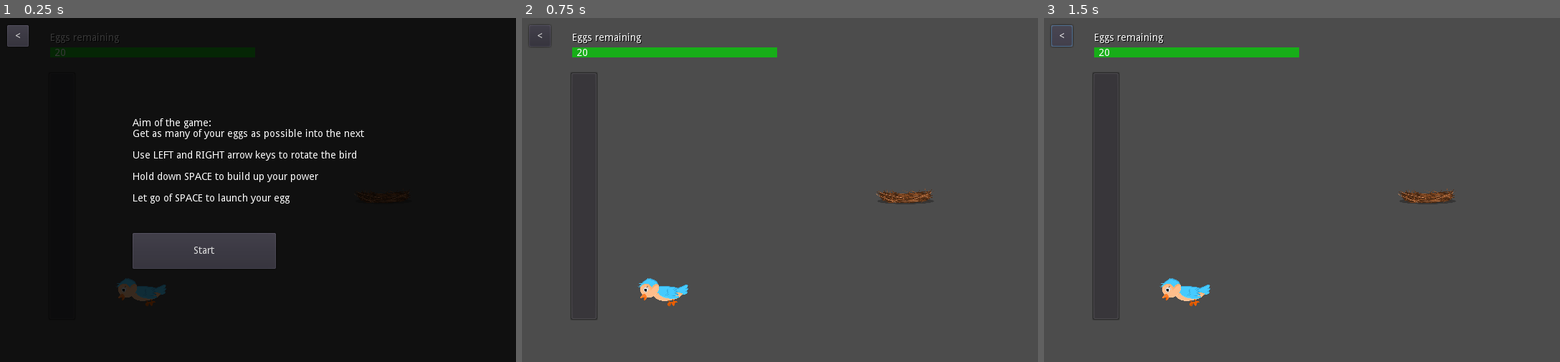
Above: before the commit, frames 1-3 (left to right).
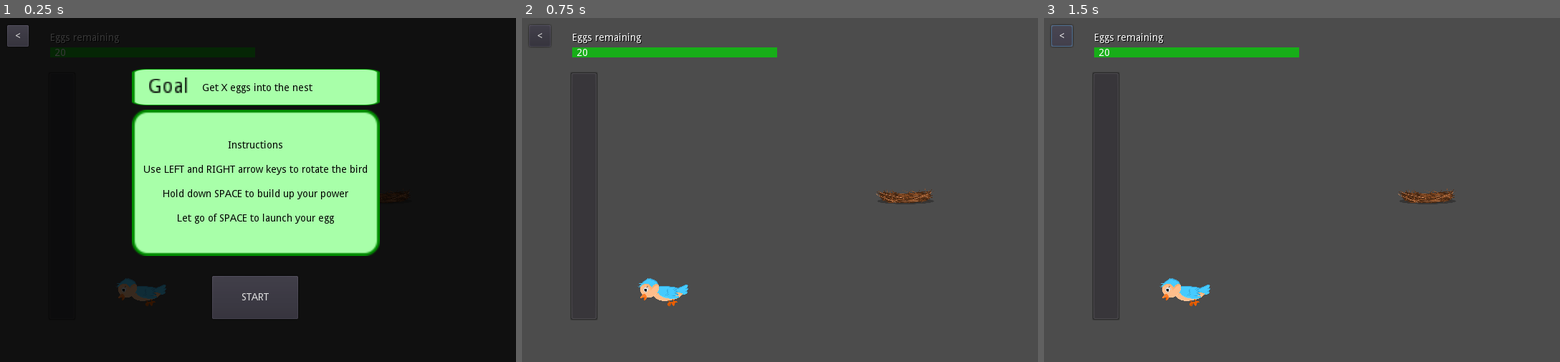
Above: after the commit, the same moments.

Repository: benfernandes/gamejam-august-2020
Game: Godot game, scene res://yeeter/yeeter.tscn
The game is run twice, just before and just after one commit, with the same random seed, the same clock (stepped at 60 frames per second) and the same inputs. This scene is started directly instead of the project's main scene.
Inputs:
- Up to frame 1 (0.25 s): no input
- Up to frame 2 (0.75 s): click "Start" (after the commit: "START") at 0.5 s
- Up to frame 3 (1.5 s): click "<" at 1.25 s

The runs differ from the first frame. In frame 1, 28% of the frame differs, in the area x 25-74%, y 14-88%; in frame 2, nothing differs; in frame 3, nothing differs.
Error in both runs: Invalid call. Nonexistent function 'show_main_screen' in base 'Viewport'. (res://yeeter/yeeter.gd:51)

Commit message:
Using new overlay boxes

Diff:
--- a/memory/HUD.tscn
+++ b/memory/HUD.tscn
@@ -80,7 +80,8 @@
 valign = 1
 autowrap = true
 __meta__ = {
-"_edit_group_": true
+"_edit_group_": true,
+"_edit_use_anchors_": false
 }
 
 [node name="ResultsContainer" type="TextureRect" parent="."]
--- a/yeeter/overlays/end_overlay/end_overlay.gd
+++ b/yeeter/overlays/end_overlay/end_overlay.gd
@@ -3,7 +3,7 @@
 signal ready_to_end
 
 func _ready():
-	$score.text = "You scored: " + str(get_tree().get_nodes_in_group("eggs").size())
+	$end_message_container/end_message.text = "You scored: " + str(get_tree().get_nodes_in_group("eggs").size())
 
 func _on_end_button_pressed():
 	emit_signal("ready_to_end")
--- a/yeeter/overlays/end_overlay/end_overlay.tscn
+++ b/yeeter/overlays/end_overlay/end_overlay.tscn
@@ -1,6 +1,7 @@
-[gd_scene load_steps=3 format=2]
+[gd_scene load_steps=4 format=2]
 
 [ext_resource path="res://yeeter/overlays/end_overlay/end_overlay.gd" type="Script" id=1]
+[ext_resource path="res://assets/text_container_2.png" type="Texture" id=2]
 
 [sub_resource type="StyleBoxFlat" id=1]
 bg_color = Color( 0, 0, 0, 0.784314 )
@@ -23,18 +24,30 @@
 }
 
 [node name="end_button" type="Button" parent="."]
-margin_left = 185.0
-margin_top = 300.0
-margin_right = 385.0
-margin_bottom = 350.0
-text = "End game"
+margin_left = 296.0
+margin_top = 360.0
+margin_right = 416.0
+margin_bottom = 420.0
+text = "NEXT STAGE"
 
-[node name="score" type="RichTextLabel" parent="."]
-margin_left = 185.0
-margin_top = 140.0
-margin_right = 535.0
-margin_bottom = 265.0
-text = "You scored: X"
+[node name="end_message_container" type="TextureRect" parent="."]
+margin_left = 272.0
+margin_top = 176.0
+margin_right = 445.0
+margin_bottom = 278.0
+texture = ExtResource( 2 )
+__meta__ = {
+"_edit_use_anchors_": false
+}
+
+[node name="end_message" type="Label" parent="end_message_container"]
+margin_left = 13.0
+margin_top = 8.0
+margin_right = 159.0
+margin_bottom = 94.0
+custom_colors/font_color = Color( 0, 0, 0, 1 )
+align = 1
+valign = 1
 __meta__ = {
 "_edit_use_anchors_": false
 }
--- a/yeeter/overlays/start_overlay/start_overlay.tscn
+++ b/yeeter/overlays/start_overlay/start_overlay.tscn
@@ -1,13 +1,15 @@
 [gd_scene load_steps=3 format=2]
 
 [ext_resource path="res://yeeter/overlays/start_overlay/start_overlay.gd" type="Script" id=1]
-
-[sub_resource type="StyleBoxFlat" id=1]
-bg_color = Color( 0, 0, 0, 0.784314 )
+[ext_resource path="res://assets/text_container_2.png" type="Texture" id=2]
 
 [node name="start_overlay" type="Control"]
 anchor_right = 1.0
 anchor_bottom = 1.0
+margin_left = -0.377533
+margin_top = -0.377548
+margin_right = -0.377563
+margin_bottom = -0.377563
 script = ExtResource( 1 )
 __meta__ = {
 "_edit_group_": true,
@@ -15,36 +17,83 @@
 }
 
 [node name="background_blur" type="Panel" parent="."]
+modulate = Color( 0, 0, 0, 0.784314 )
 margin_right = 720.0
 margin_bottom = 480.0
-custom_styles/panel = SubResource( 1 )
 __meta__ = {
 "_edit_use_anchors_": false
 }
 
 [node name="start_button" type="Button" parent="."]
-margin_left = 185.0
-margin_top = 300.0
-margin_right = 385.0
-margin_bottom = 350.0
-text = "Start"
+margin_left = 296.0
+margin_top = 360.0
+margin_right = 416.0
+margin_bottom = 420.0
+text = "START"
 __meta__ = {
 "_edit_use_anchors_": false
 }
 
-[node name="instructions" type="RichTextLabel" parent="."]
-margin_left = 185.0
-margin_top = 140.0
-margin_right = 535.0
-margin_bottom = 265.0
-text = "Aim of the game:
-Get as many of your eggs as possible into the next
+[node name="instructions_container" type="TextureRect" parent="."]
+margin_left = 184.0
+margin_top = 128.0
+margin_right = 357.0
+margin_bottom = 230.0
+rect_scale = Vector2( 2, 2 )
+texture = ExtResource( 2 )
+
+[node name="instructions" type="Label" parent="instructions_container"]
+margin_left = 4.28729
+margin_top = 9.24727
+margin_right = 334.287
+margin_bottom = 176.247
+rect_scale = Vector2( 0.5, 0.5 )
+custom_colors/font_color = Color( 0, 0, 0, 1 )
+text = "Instructions
 
 Use LEFT and RIGHT arrow keys to rotate the bird
 
 Hold down SPACE to build up your power
 
 Let go of SPACE to launch your egg"
+align = 1
+valign = 1
+autowrap = true
+__meta__ = {
+"_edit_use_anchors_": false
+}
+
+[node name="goal_container" type="TextureRect" parent="."]
+margin_left = 184.0
+margin_top = 71.0
+margin_right = 357.0
+margin_bottom = 173.0
+rect_scale = Vector2( 2, 0.5 )
+texture = ExtResource( 2 )
+__meta__ = {
+"_edit_use_anchors_": false
+}
+
+[node name="goal_label" type="Label" parent="goal_container"]
+margin_left = 11.0
+margin_top = 23.0
+margin_right = 40.0
+margin_bottom = 37.0
+rect_scale = Vector2( 1, 4 )
+custom_colors/font_color = Color( 0, 0, 0, 1 )
+text = "Goal"
+__meta__ = {
+"_edit_use_anchors_": false
+}
+
+[node name="Label" type="Label" parent="goal_container"]
+margin_left = 48.9031
+margin_top = 39.6939
+margin_right = 202.903
+margin_bottom = 53.6939
+rect_scale = Vector2( 0.5, 2 )
+custom_colors/font_color = Color( 0, 0, 0, 1 )
+text = "Get X eggs into the nest"
 __meta__ = {
 "_edit_use_anchors_": false
 }
